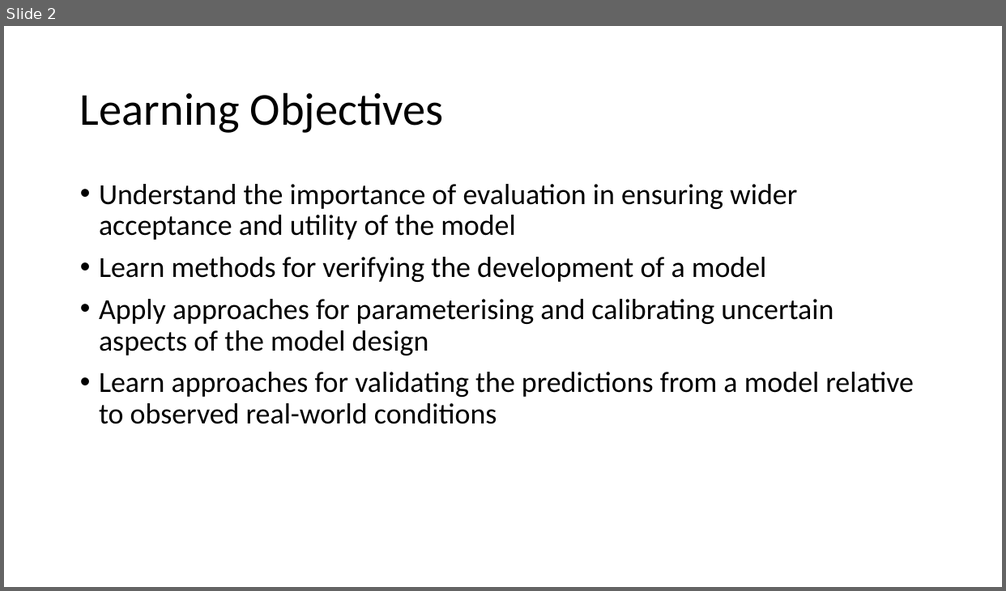
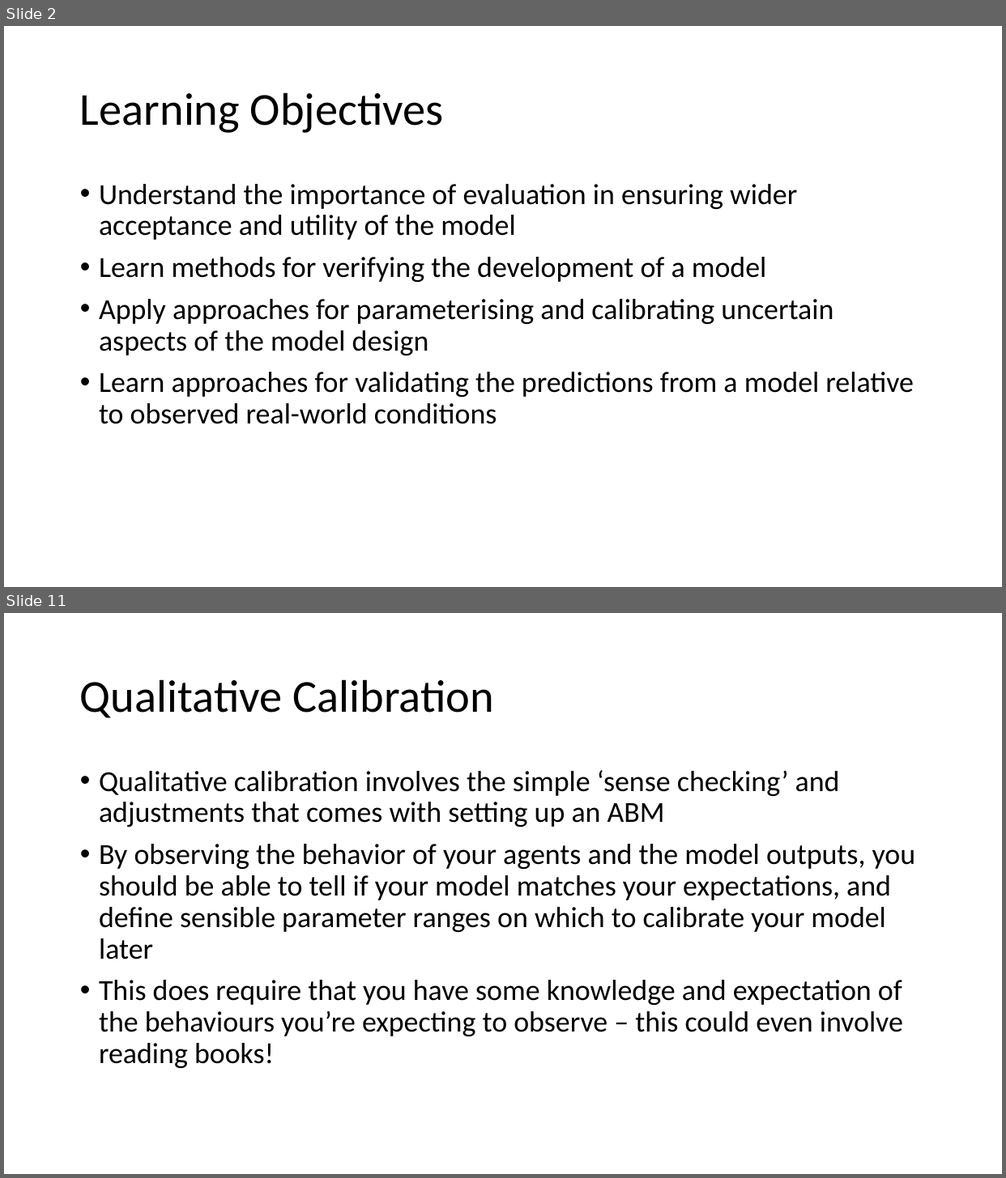
Before and after one commit to abmgis/abmgis, a slide deck: Chapter10-EvaluatingModels/Chapter10.pptx. Shown one above the other, each under a label of ours: slide 2 before the commit, slides 2 and 11 after it; the slides between them are not shown. The pictures are 1006x591 and 1006x1178 pixels, drawn with LibreOffice and Linux fonts; fonts in the diff are those of the drawing. Boxes give left, top, right and bottom in pixels: in the first picture for what was removed or moved away, otherwise in the second. Text is boxed around its words. In the diff, an @@ line names an element or a change of style, - is before the commit and + after.

```diff
--- a/Chapter10-EvaluatingModels/Chapter10.pptx
+++ b/Chapter10-EvaluatingModels/Chapter10.pptx
@@ slide 11 added at bbox=[4, 613, 1002, 1174], background #FFFFFF @@
@@ title added at bbox=[80, 679, 494, 718], 44 pt, text #000000 @@
+Qualitative Calibration
@@ text added at bbox=[99, 770, 916, 1068], 28 pt, text #000000 @@
+• Qualitative calibration involves the simple ‘sense checking’ and adjustments that comes with setting up an ABM
+• By observing the behavior of your agents and the model outputs, you should be able to tell if your model matches your expectations, and define sensible parameter ranges on which to calibrate your model later
+• This does require that you have some knowledge and expectation of the behaviours you’re expecting to observe – this could even involve reading books!
```
Also in this commit, not shown: 2 slides changed, 12 other slides added, 1 slide removed.
